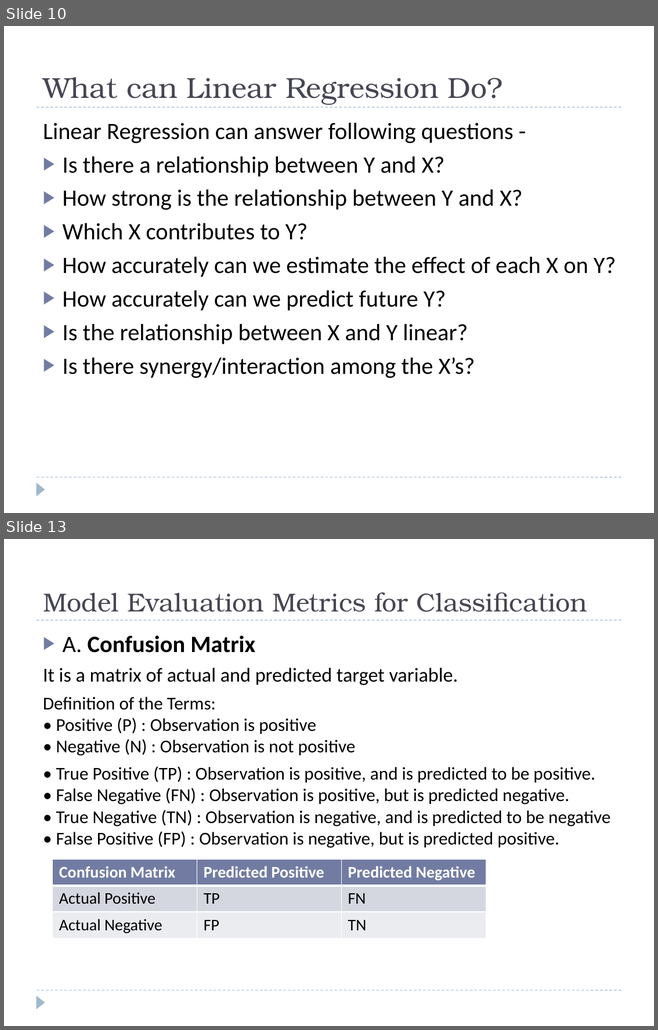
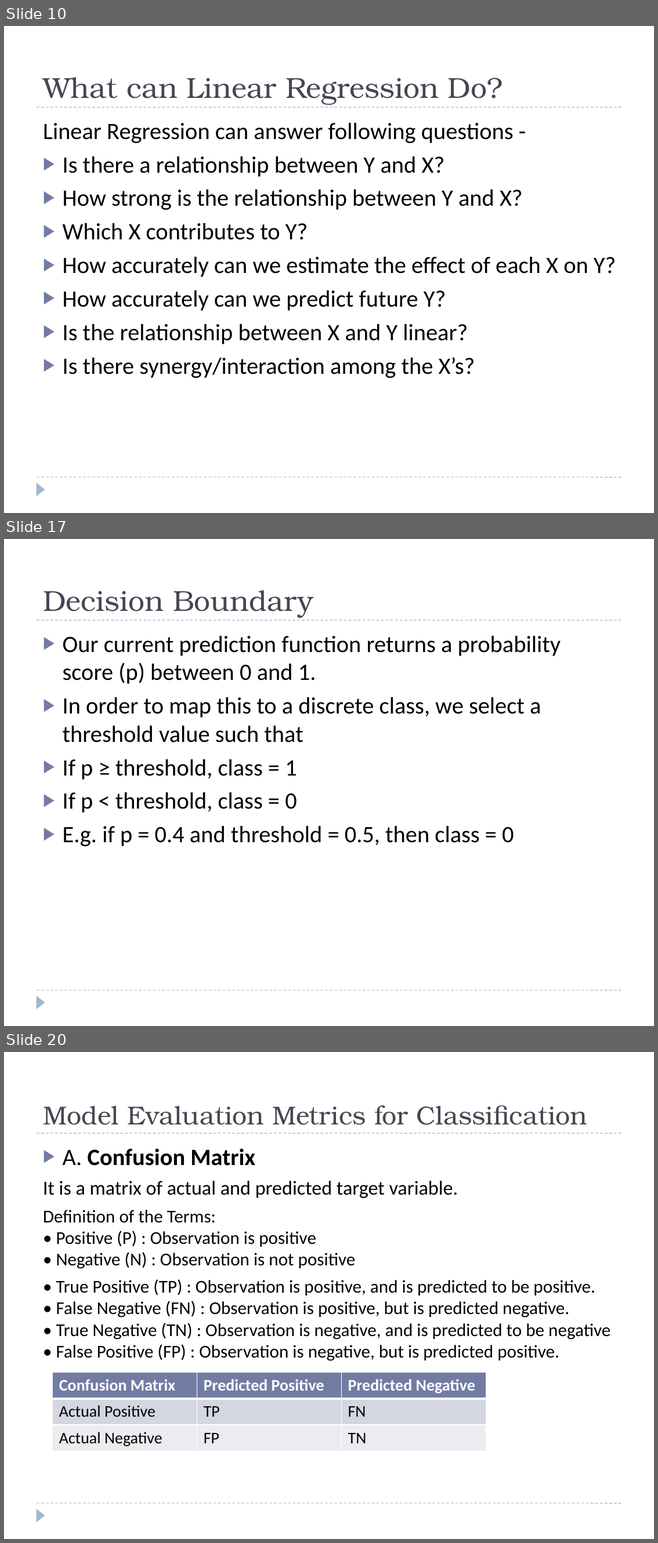
Before and after one commit to Vishnu1183/Data-Science-Tutorials, a slide deck: Regression-Analysis.pptx. Shown one above the other, each under a label of ours: slides 10 and 13 before the commit, slides 10, 17 and 20 after it; the slides between them are not shown. The pictures are 658x1030 and 658x1543 pixels, drawn with LibreOffice and Linux fonts; fonts in the diff are those of the drawing. Boxes give left, top, right and bottom in pixels: in the first picture for what was removed or moved away, otherwise in the second. Text is boxed around its words. In the diff, an @@ line names an element or a change of style, - is before the commit and + after.

```diff
--- a/Regression-Analysis.pptx
+++ b/Regression-Analysis.pptx
@@ slide 17 added at box(4, 539, 654, 1026), background #FFFFFF; not listed: 3 template elements that a slide beside it also shows @@
@@ title added at box(43, 590, 313, 618), 32 pt, text #464653 @@
+Decision Boundary
@@ text added at box(63, 636, 561, 846), 26 pt, text #000000 @@
+▶ Our current prediction function returns a probability score (p) between 0 and 1.
+▶ In order to map this to a discrete class, we select a threshold value such that
+▶ If p ≥ threshold, class = 1
+▶ If p < threshold, class = 0
+▶ E.g. if p = 0.4 and threshold = 0.5, then class = 0
@@ what was slide 13 is now slide 20 @@
```
Also in this commit, not shown: 3 slides changed, 6 other slides added, 1 other file.
